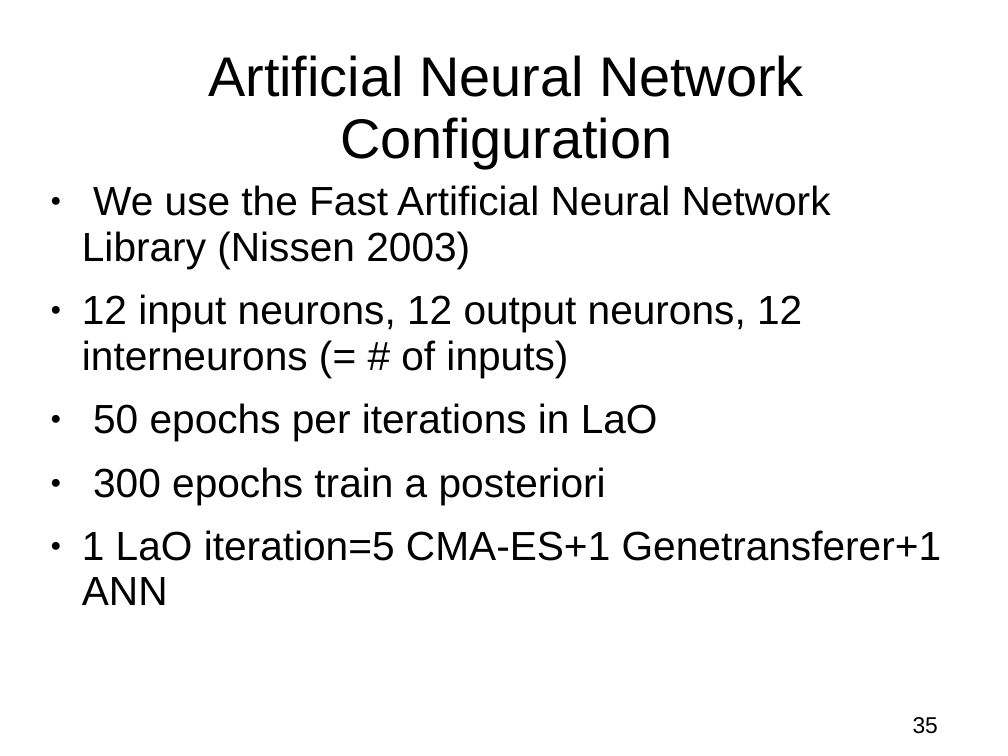
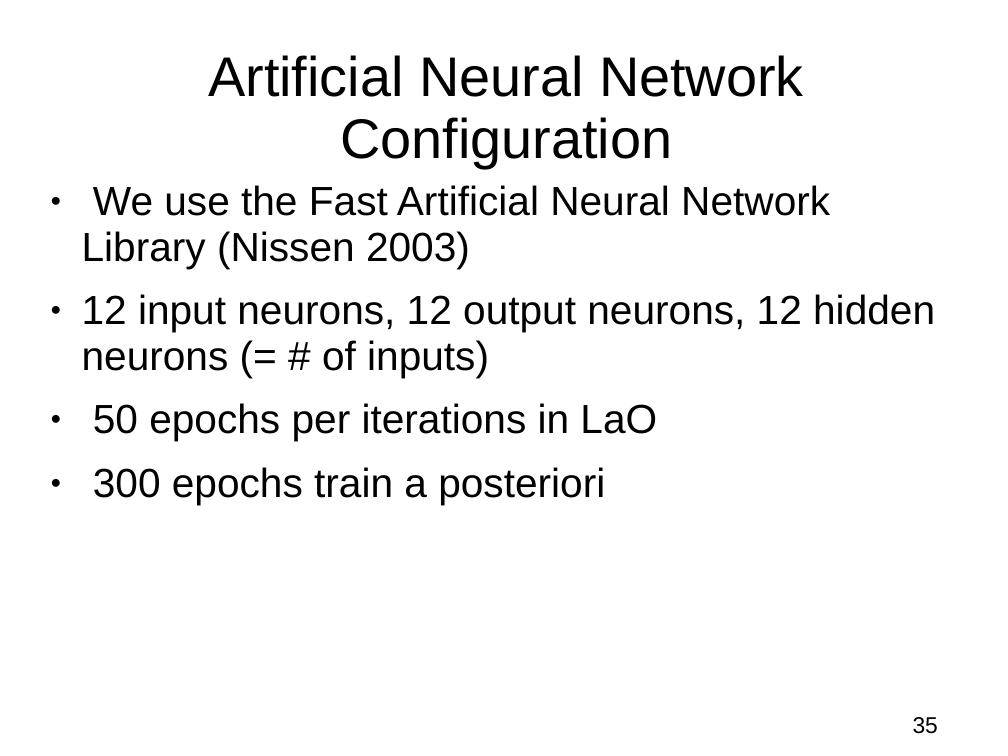
Before and after one commit to nojhan/descarwin, a slide deck: slide 35 of papers/icaps2011/icaps.ppt. Drawn at 1008x756 pixels with LibreOffice and Linux fonts; fonts in the diff are those of the drawing; background and template pictures are left out. Boxes give left, top, right and bottom in pixels: in the first picture for what was removed or moved away, otherwise in the second. Text is boxed around its words. In the diff, an @@ line names an element or a change of style, - is before the commit and + after.

```diff
--- a/papers/icaps2011/icaps.ppt
+++ b/papers/icaps2011/icaps.ppt
@@ text at [82, 185, 830, 504]: indent changed @@
@@ text at [82, 294, 935, 377]: text changed @@
-● 12 input neurons, 12 output neurons, 12 interneurons (= # of inputs)
+● 12 input neurons, 12 output neurons, 12 hidden neurons (= # of inputs)
@@ text at [82, 530, 942, 605]: paragraph removed @@
-● 1 LaO iteration=5 CMA-ES+1 Genetransferer+1 ANN
```
Also in this commit, not shown: 24 other slides changed, 4 slides added, 5 slides removed, 2 other files.
